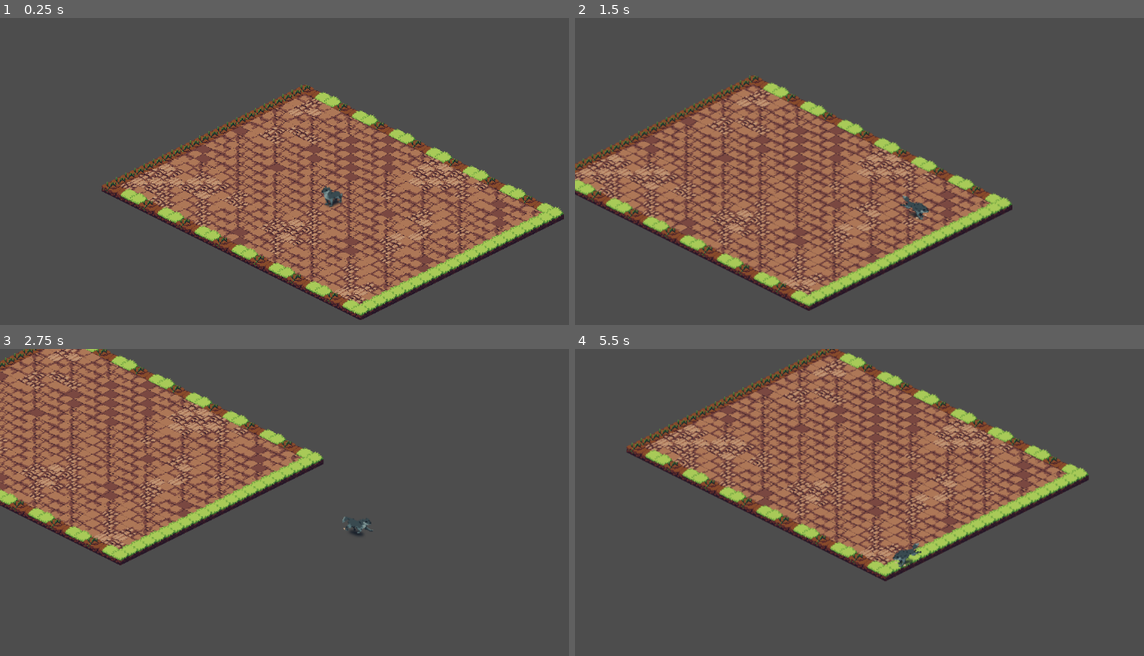
Above: before the commit, frames 1-4 (two rows, left to right).
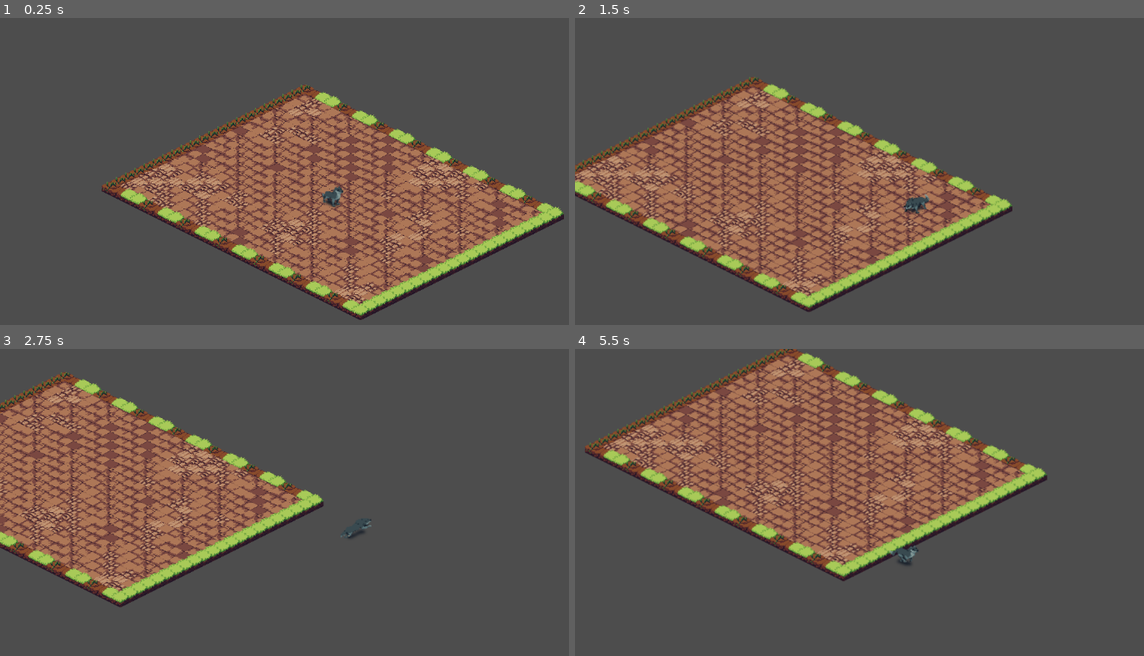
Above: after the commit, the same moments.

Repository: jesleywendell/Game1
Game: Godot game, scene res://scenes/World.tscn
Same seed, same stepped clock (60 frames per second), same inputs: the game is played once before the commit and once after it.
Inputs (mouse positions are in pixels of both pictures, inside the frame that each line leads up to):
- Up to frame 1 (0.25 s): no input
- Up to frame 2 (1.5 s): tap Enter at 0.5 s; move the mouse to (1052, 186) at 0.52 s; hold D (move_right) 0.53-1.28 s; tap Space (dash) at 0.6, 1.35 s; click (1052, 186) at 0.67 s; move the mouse to (774, 223) at 1.27 s; hold S (move_down) from 1.28 s (still down); click (774, 223) at 1.42 s
- Up to frame 3 (2.75 s): move the mouse to (398, 453) at 2.02 s; release S (move_down) at 2.03 s; hold D (move_right) from 2.03 s (still down); tap Space (dash) at 2.1 s; click (398, 453) at 2.17 s
- Up to frame 4 (5.5 s): move the mouse to (876, 609) at 2.77 s; release D (move_right) at 2.78 s; hold W (move_up) 2.78-3.53 s; tap Space (dash) every 0.75 s from 2.85 to 5.1 s; click (876, 609) at 2.92 s; move the mouse to (1109, 591) at 3.52 s; hold A (move_left) 3.53-5.03 s; click (1109, 591) at 3.67 s; move the mouse to (705, 481) at 4.27 s; click (705, 481) at 4.42 s; move the mouse to (939, 536) at 5.02 s; hold S (move_down) from 5.03 s (still down); click (939, 536) at 5.17 s

The runs differ from the first frame. In frame 1, 0.2% of the frame differs, in the area x 56-61%, y 54-62%; in frame 2, 15%; in frame 3, 26%; in frame 4, 28%, in the area x 1-91%, y 0-76%.

Commit message:
fix: Ajustes na movimentação e adicionando o modo de ataque

Diff:
--- a/scenes/Player.tscn
+++ b/scenes/Player.tscn
@@ -1,9 +1,12 @@
-[gd_scene load_steps=3 format=3]
+[gd_scene load_steps=4 format=3]
 
 [ext_resource type="Script" path="res://scripts/Player.gd" id="1"]
 
 [sub_resource type="CircleShape2D" id="2"]
 radius = 16.0
+
+[sub_resource type="RectangleShape2D" id="3"]
+size = Vector2(36, 24)
 
 [node name="Player" type="CharacterBody2D"]
 script = ExtResource("1")
@@ -18,3 +21,11 @@
 [node name="Camera2D" type="Camera2D" parent="."]
 position_smoothing_enabled = true
 position_smoothing_speed = 5.0
+
+[node name="AttackArea2D" type="Area2D" parent="."]
+monitoring = true
+monitorable = true
+
+[node name="CollisionShape2D" type="CollisionShape2D" parent="AttackArea2D"]
+shape = SubResource("3")
+disabled = true
--- a/scripts/Player.gd
+++ b/scripts/Player.gd
@@ -4,66 +4,108 @@
 @export var dash_speed: float = 700.0
 @export var dash_time: float = 0.15
 @export var dash_cooldown: float = 1
+@export var attack_damage: float = 1.0
+@export var attack_duration: float = 0.35
+@export var attack_cooldown: float = 0.2
+@export var attack_hitbox_distance: float = 28.0
+
+const FRAME_W := 64
+const FRAME_H := 64
+const IDLE_FRAME_COUNT := 4
+const RUN_FRAME_COUNT := 8
+const BITE_FRAME_COUNT := 15
+const WOLF_IDLE_PATH := "res://assets/critters/critters/wolf/wolf-idle.png"
+const WOLF_RUN_PATH := "res://assets/critters/critters/wolf/wolf-run.png"
+const WOLF_BITE_PATH := "res://assets/critters/critters/wolf/wolf-bite.png"
+const DIR_SW := "sw"
+const DIR_SE := "se"
+const DIR_NW := "nw"
+const DIR_NE := "ne"
+const DIRECTION_ROWS := {
+	DIR_SW: 0,
+	DIR_SE: 1,
+	DIR_NW: 2,
+	DIR_NE: 3,
+}
 
 var dash_direction := Vector2.ZERO
 var last_move_dir := Vector2.DOWN
+var last_facing := DIR_SE
 var is_dashing := false
+var is_attacking := false
+var attack_direction := Vector2.ZERO
 var dash_timer := 0.0
 var cooldown_timer := 0.0
+var attack_timer := 0.0
+var attack_cooldown_timer := 0.0
+var attack_hit_active := false
+var hit_targets: Array[Node] = []
+var attack_requested := false
 
 @onready var sprite: AnimatedSprite2D = $AnimatedSprite2D
-
-# Wolf sprite sheet layout: 64x64 frames, 4 cols x 4 rows
-# Row 0 = SE direction (facing down-right)
-const FRAME_W := 64
-const FRAME_H := 64
+@onready var attack_area: Area2D = $AttackArea2D
+@onready var attack_shape: CollisionShape2D = $AttackArea2D/CollisionShape2D
 
 func _ready() -> void:
 	_setup_wolf_animations()
+	_disable_attack_hitbox()
 
 func _setup_wolf_animations() -> void:
 	var frames := SpriteFrames.new()
-
-	# Idle: wolf-idle.png (256x256) -> 4 cols x 4 rows at 64x64
-	var idle_tex: Texture2D = load("res://assets/critters/critters/wolf/wolf-idle.png")
-
-	# Row 3 = S/SW direction (facing toward camera). Adjust (0, 1, 2) if still wrong.
-	var idle_row := 0 * FRAME_H
-
-	frames.add_animation("idle")
-	frames.set_animation_speed("idle", 6.0)
-	frames.set_animation_loop("idle", true)
-
-	for i in 4:
+	var idle_tex: Texture2D = load(WOLF_IDLE_PATH)
+	var run_tex: Texture2D = load(WOLF_RUN_PATH)
+	var bite_tex: Texture2D = load(WOLF_BITE_PATH)
+
+	for direction in DIRECTION_ROWS.keys():
+		var row: int = int(DIRECTION_ROWS[direction])
+		_add_animation(frames, "idle_" + direction, idle_tex, row, IDLE_FRAME_COUNT, 6.0)
+		_add_animation(frames, "run_" + direction, run_tex, row, RUN_FRAME_COUNT, 10.0)
+		_add_animation(frames, "bite_" + direction, bite_tex, row, BITE_FRAME_COUNT, 20.0, false)
+
+	sprite.sprite_frames = frames
+	sprite.play("idle_" + last_facing)
+
+func _add_animation(
+	frames: SpriteFrames,
+	name: String,
+	texture: Texture2D,
+	row: int,
+	frame_count: int,
+	fps: float,
+	loop: bool = true
+) -> void:
+	frames.add_animation(name)
+	frames.set_animation_speed(name, fps)
+	frames.set_animation_loop(name, loop)
+
+	for i in frame_count:
 		var atlas := AtlasTexture.new()
-		atlas.atlas = idle_tex
-		atlas.region = Rect2(i * FRAME_W, idle_row, FRAME_W, FRAME_H)
-		frames.add_frame("idle", atlas)
-
-	# Run: wolf-run.png (512x256) -> 8 cols x 4 rows at 64x64
-	var run_tex: Texture2D = load("res://assets/critters/critters/wolf/wolf-run.png")
-	var run_row := 0 * FRAME_H
-
-	frames.add_animation("run")
-	frames.set_animation_speed("run", 10.0)
-	frames.set_animation_loop("run", true)
-
-	for i in 8:
-		var atlas := AtlasTexture.new()
-		atlas.atlas = run_tex
-		atlas.region = Rect2(i * FRAME_W, run_row, FRAME_W, FRAME_H)
-		frames.add_frame("run", atlas)
-
-	sprite.sprite_frames = frames
-	sprite.play("idle")
+		atlas.atlas = texture
+		atlas.region = Rect2(i * FRAME_W, row * FRAME_H, FRAME_W, FRAME_H)
+		frames.add_frame(name, atlas)
+
+func _unhandled_input(event: InputEvent) -> void:
+	if event is InputEventMouseButton:
+		var mouse_event := event as InputEventMouseButton
+		if mouse_event.button_index == MOUSE_BUTTON_LEFT and mouse_event.pressed:
+			attack_requested = true
 
 func _physics_process(delta: float) -> void:
-	var move_dir := Input.get_vector("move_left", "move_right", "move_up", "move_down")
+	var move_dir := _get_move_input()
 
 	if cooldown_timer > 0:
 		cooldown_timer -= delta
-
-	if is_dashing:
+	if attack_cooldown_timer > 0:
+		attack_cooldown_timer -= delta
+
+	if attack_requested and _can_start_attack():
+		_start_attack()
+	attack_requested = false
+
+	if is_attacking:
+		_update_attack(delta)
+		velocity = Vector2.ZERO
+	elif is_dashing:
 		dash_timer -= delta
 		velocity = dash_direction * dash_speed
 
@@ -82,18 +124,118 @@
 	_update_animation(move_dir)
 
 func _update_animation(move_dir: Vector2) -> void:
-	if move_dir != Vector2.ZERO or is_dashing:
-		sprite.play("run")
-
-		if move_dir.x < 0:
-			sprite.flip_h = false # natural direction faces left
-		elif move_dir.x > 0:
-			sprite.flip_h = true # flipped to face right
+	var visual_dir := move_dir
+	if visual_dir == Vector2.ZERO and is_dashing:
+		visual_dir = dash_direction
+
+	var target_animation := ""
+	if is_attacking:
+		target_animation = "bite_" + last_facing
+	elif visual_dir != Vector2.ZERO:
+		last_facing = _resolve_facing(visual_dir)
+		target_animation = "run_" + last_facing
 	else:
-		sprite.play("idle")
+		target_animation = "idle_" + last_facing
+
+	if sprite.animation != target_animation or not sprite.is_playing():
+		sprite.play(target_animation)
+
+	sprite.flip_h = false
 
 func start_dash(direction: Vector2) -> void:
+	if is_attacking:
+		return
 	is_dashing = true
 	dash_timer = dash_time
 	cooldown_timer = dash_cooldown
 	dash_direction = direction.normalized()
+
+func _get_move_input() -> Vector2:
+	var x := Input.get_axis("move_left", "move_right")
+	var y := Input.get_axis("move_up", "move_down")
+	var input_dir := Vector2(x, y)
+	if input_dir.length_squared() > 1.0:
+		input_dir = input_dir.normalized()
+	return input_dir
+
+func _resolve_facing(direction: Vector2) -> String:
+	if direction == Vector2.ZERO:
+		return last_facing
+
+	var x := signf(direction.x)
+	var y := signf(direction.y)
+
+	if y < 0.0:
+		if x > 0.0:
+			return DIR_NE
+		return DIR_NW
+
+	if y > 0.0:
+		if x < 0.0:
+			return DIR_SW
+		return DIR_SE
+
+	if x < 0.0:
+		return DIR_SW
+	if x > 0.0:
+		return DIR_NE
+
+	return last_facing
+
+func _can_start_attack() -> bool:
+	return not is_attacking and not is_dashing and attack_cooldown_timer <= 0.0
+
+func _start_attack() -> void:
+	is_attacking = true
+	attack_timer = attack_duration
+	attack_cooldown_timer = attack_cooldown
+	attack_direction = (get_global_mouse_position() - global_position).normalized()
+	if attack_direction == Vector2.ZERO:
+		attack_direction = last_move_dir.normalized()
+	if attack_direction == Vector2.ZERO:
+		attack_direction = Vector2(1, 0)
+
+	last_facing = _resolve_facing(attack_direction)
+	hit_targets.clear()
+	_enable_attack_hitbox(attack_direction)
+
+func _update_attack(delta: float) -> void:
+	attack_timer -= delta
+
+	if attack_hit_active:
+		_apply_attack_damage()
+
+	if attack_timer <= attack_duration * 0.45 and attack_hit_active:
+		_disable_attack_hitbox()
+
+	if attack_timer <= 0.0:
+		is_attacking = false
+		_disable_attack_hitbox()
+
+func _enable_attack_hitbox(direction: Vector2) -> void:
+	attack_area.position = direction.normalized() * attack_hitbox_distance
+	attack_shape.disabled = false
+	attack_hit_active = true
+
+func _disable_attack_hitbox() -> void:
+	attack_shape.disabled = true
+	attack_hit_active = false
+
+func _apply_attack_damage() -> void:
+	for body in attack_area.get_overlapping_bodies():
+		_damage_target(body)
+	for area in attack_area.get_overlapping_areas():
+		if area == attack_area:
+			continue
+		_damage_target(area)
+
+func _damage_target(target: Node) -> void:
+	if hit_targets.has(target):
+		return
+
+	hit_targets.append(target)
+
+	if target.has_method("take_damage"):
+		target.call("take_damage", attack_damage, attack_direction)
+	elif target.has_method("receive_hit"):
+		target.call("receive_hit", attack_damage, attack_direction)
